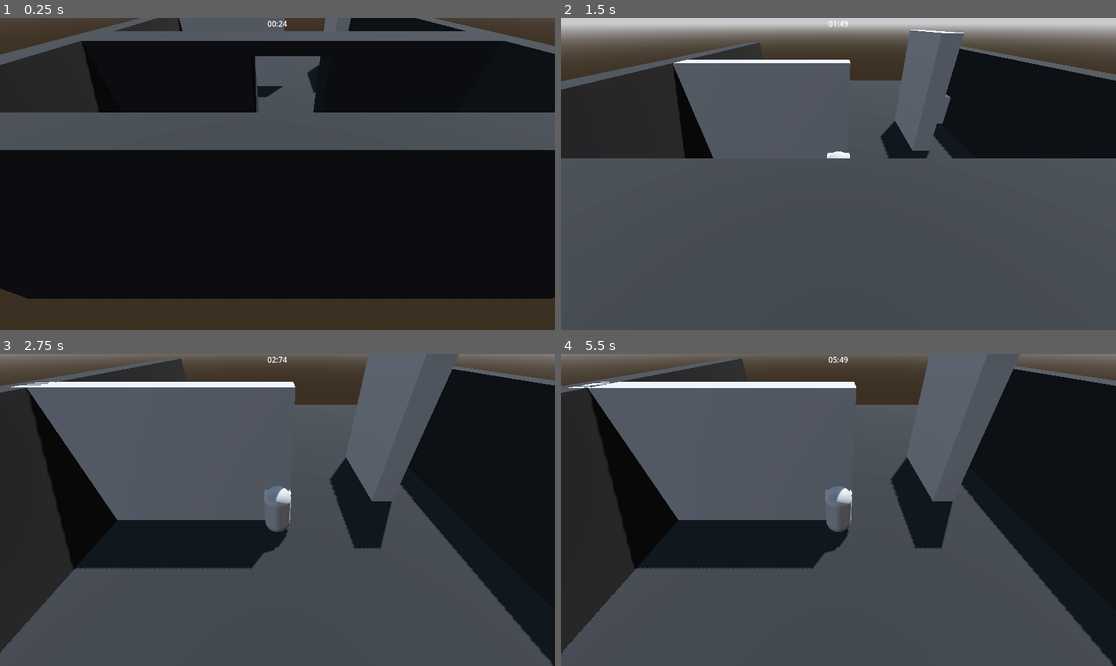
Above: before the commit, frames 1-4 (two rows, left to right).
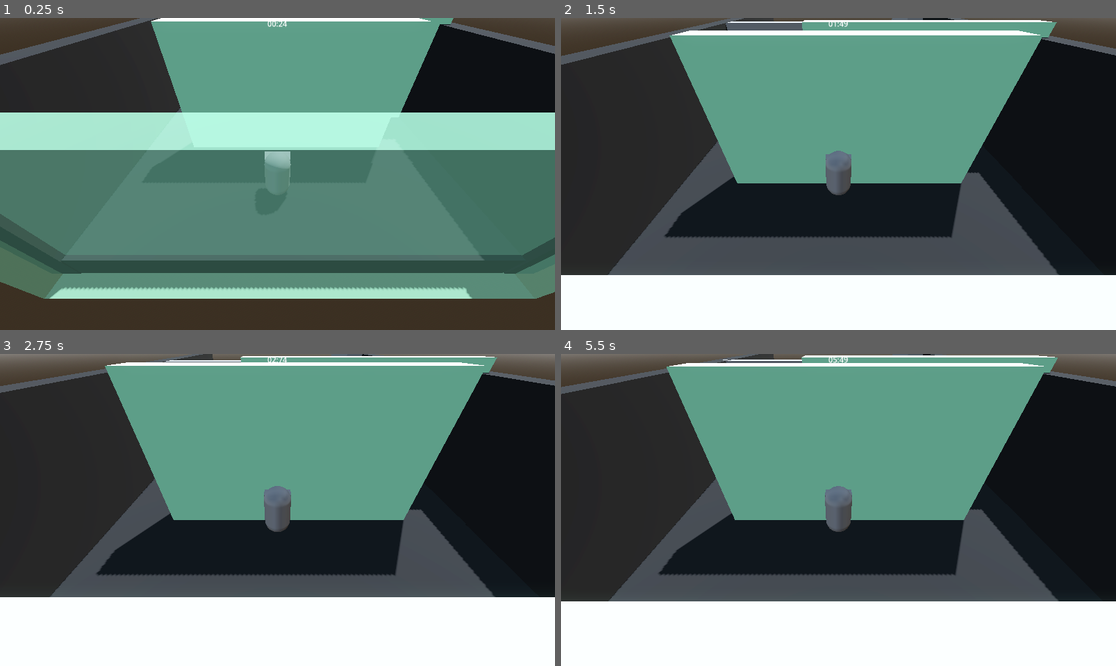
Above: after the commit, the same moments.

Repository: Luis-Blash/speed_attack
Game: Godot game, scene res://levels/level01/main.tscn
The game is run twice, just before and just after one commit, with the same random seed, the same clock (stepped at 60 frames per second) and the same inputs.
Inputs (mouse positions are in pixels of both pictures, inside the frame that each line leads up to):
- Up to frame 1 (0.25 s): no input
- Up to frame 2 (1.5 s): move the mouse to (866, 174) at 0.52 s; hold Up (move_up) from 0.53 s (still down); tap Shift (dash) at 0.6 s; tap Space (jump) at 0.77 s; move the mouse to (810, 174) at 1.27 s; tap G (attack_1) at 1.35 s
- Up to frame 3 (2.75 s): keep holding Up (move_up); tap Space (jump) at 1.52 s; tap Shift (dash) at 1.55, 2.1 s; move the mouse to (288, 503) at 2.02 s
- Up to frame 4 (5.5 s): keep holding Up (move_up); move the mouse to (832, 516) at 2.77 s; tap C (throw) at 2.85 s; tap Space (jump) at 3.02, 3.77, 4.52 s; tap Shift (dash) at 3.05, 3.6, 4.55, 5.1 s; move the mouse to (877, 513) at 3.52 s; move the mouse to (794, 506) at 4.27 s; tap G (attack_1) at 4.35 s; move the mouse to (844, 510) at 5.02 s

The runs differ from the first frame. In frame 1, 77% of the frame differs, in the area x 0-100%, y 0-90%; in frame 2, 75%; in frame 3, 64%; in frame 4, 63%.

Commit message:
feat(camera): camera ocllusion

Diff:
--- a/entities/player/player.gd
+++ b/entities/player/player.gd
@@ -82,8 +82,8 @@
 	if Input.is_action_just_pressed("throw"):
 		_throw_shuriken()
 
-	if Input.is_action_just_pressed("dash") and dash_cooldown_timer <= 0.0:
-		_start_dash()
+	#if Input.is_action_just_pressed("dash") and dash_cooldown_timer <= 0.0:
+		#_start_dash()
 
 # --- estados ---
 func _state_idle() -> void:
--- a/global/camera.gd
+++ b/global/camera.gd
@@ -8,6 +8,13 @@
 
 var current_angle: float = 0.0
 var current_angle_deg: float = 0.0
+
+var _occluded_objects: Array[MeshInstance3D] = []
+var _original_materials: Dictionary = {}
+var _duplicated_materials: Dictionary = {}
+@export var occlusion_alpha: float = 0.2
+@export var occlusion_speed: float = 5.0
+@onready var OcclusionRay: RayCast3D = $OcclusionRay
 
 func _ready() -> void:
 	Input.set_mouse_mode(Input.MOUSE_MODE_CAPTURED)
@@ -27,7 +34,6 @@
 func _physics_process(delta: float) -> void:
 	if not target:
 		return
-
 	if not GameManager.is_running:
 		return
 
@@ -37,18 +43,79 @@
 		current_angle -= joy_x * joy_sensitivity * delta
 
 	_update_camera(delta)
+	_update_occlusion()
 
-func _update_camera(delta: float) -> void:
+func _update_camera(_delta: float) -> void:
 	var angle_rad := deg_to_rad(current_angle)
 	var rotated_offset := Vector3(
 		offset.x * cos(angle_rad) - offset.z * sin(angle_rad),
 		offset.y,
 		offset.x * sin(angle_rad) + offset.z * cos(angle_rad)
 	)
+	global_position = global_position.lerp(target.global_position + rotated_offset, smoothness)
+	look_at(target.global_position, Vector3.UP)
+	current_angle_deg = current_angle
 
-	var target_position := target.global_position + rotated_offset
-	global_position = global_position.lerp(target_position, smoothness)
-	look_at(target.global_position, Vector3.UP)
+func _exit_tree() -> void:
+	# liberar materiales al cambiar de nivel
+	_original_materials.clear()
+	_duplicated_materials.clear()
+	_occluded_objects.clear()
 
-	# actualizar ángulo que lee el jugador
-	current_angle_deg = current_angle
+func _update_occlusion() -> void:
+	var still_occluded: Array[MeshInstance3D] = []
+
+	# detectar todos los objetos entre cámara y player
+	var space := get_world_3d().direct_space_state
+	var query := PhysicsRayQueryParameters3D.create(global_position, target.global_position)
+	query.collide_with_areas = false
+	query.collide_with_bodies = true
+
+	# lanzar múltiples rays para pasar por todos los obstáculos
+	var from := global_position
+	var excluded: Array[RID] = []
+
+	for _i in range(10):
+		query = PhysicsRayQueryParameters3D.create(from, target.global_position)
+		query.exclude = excluded
+		var result := space.intersect_ray(query)
+		if result.is_empty():
+			break
+		var hit_body: Node3D = result["collider"] as Node3D
+		var mesh_node := hit_body.get_parent() as MeshInstance3D
+		# si el padre no es MeshInstance3D, ignorar y seguir el ray
+		if mesh_node != null and mesh_node.is_in_group("wall_occlusion"):
+			still_occluded.append(mesh_node)
+		excluded.append(result["rid"])
+		from = result["position"]
+
+
+	# preparar material duplicado en objetos nuevos
+	for obj in still_occluded:
+		if not _occluded_objects.has(obj):
+			var mat: BaseMaterial3D = obj.material_override as BaseMaterial3D
+			if mat == null:
+				continue
+			var id: int = obj.get_instance_id()
+			_original_materials[id] = mat
+			var m: BaseMaterial3D = mat.duplicate() as BaseMaterial3D
+			m.transparency = BaseMaterial3D.TRANSPARENCY_ALPHA
+			m.cull_mode = BaseMaterial3D.CULL_DISABLED
+			obj.material_override = m
+			_duplicated_materials[id] = m
+
+	# interpolar alpha en todos los objetos conocidos
+	var delta: float = get_physics_process_delta_time()
+	for id in _duplicated_materials:
+		var m: BaseMaterial3D = _duplicated_materials[id] as BaseMaterial3D
+		if m == null:
+			continue
+		var obj: MeshInstance3D = instance_from_id(id) as MeshInstance3D
+		if obj == null:
+			continue
+		var target_alpha: float = occlusion_alpha if still_occluded.has(obj) else 1.0
+		m.albedo_color.a = lerp(m.albedo_color.a, target_alpha, occlusion_speed * delta)
+		if not still_occluded.has(obj) and m.albedo_color.a >= 0.99:
+			obj.material_override = _original_materials.get(id)
+
+	_occluded_objects = still_occluded
--- a/levels/level01/main.tscn
+++ b/levels/level01/main.tscn
@@ -23,6 +23,21 @@
 
 [sub_resource type="StandardMaterial3D" id="StandardMaterial3D_lquwl"]
 albedo_color = Color(0.1148968, 0.11489681, 0.1148968, 1)
+
+[sub_resource type="StandardMaterial3D" id="StandardMaterial3D_a416o"]
+albedo_color = Color(0.6568628, 0.9999998, 0.78527004, 1)
+
+[sub_resource type="BoxMesh" id="BoxMesh_efjqo"]
+size = Vector3(10, 7, 1)
+
+[sub_resource type="BoxShape3D" id="BoxShape3D_a416o"]
+size = Vector3(10, 7, 1)
+
+[sub_resource type="BoxMesh" id="BoxMesh_a416o"]
+size = Vector3(16, 6, 1)
+
+[sub_resource type="BoxShape3D" id="BoxShape3D_efjqo"]
+size = Vector3(16, 6, 1)
 
 [node name="Main" type="Node3D" unique_id=931613299]
 script = ExtResource("1_pc1ii")
@@ -56,18 +71,6 @@
 [node name="CSGBox3D2" type="CSGBox3D" parent="nivel1" unique_id=2092035016]
 transform = Transform3D(1, 0, 0, 0, 1, 0, 0, 0, 1, -7.460037, 2.5, -10.462902)
 size = Vector3(1, 6, 27)
-
-[node name="CSGBox3D3" type="CSGBox3D" parent="nivel1" unique_id=400273742 groups=["wall_occlusion"]]
-transform = Transform3D(1, 0, 0, 0, 1, 0, 0, 0, 1, 0.47790718, 2.5, -3.6698642)
-size = Vector3(16, 6, 2)
-
-[node name="CSGBox3D" type="CSGBox3D" parent="nivel1/CSGBox3D3" unique_id=1138358872]
-operation = 2
-size = Vector3(3, 5, 3)
-
-[node name="CSGBox3D5" type="CSGBox3D" parent="nivel1" unique_id=541826821 groups=["wall_occlusion"]]
-transform = Transform3D(1, 0, 0, 0, 1, 0, 0, 0, 1, 0.39869595, 2.5, 3.3171353)
-size = Vector3(17, 6, 1)
 
 [node name="CSGBox3D7" type="CSGBox3D" parent="nivel1" unique_id=1014380776]
 size = Vector3(16, 1, 6)
@@ -104,3 +107,35 @@
 [node name="VBoxContainer" parent="CanvasLayer" unique_id=226300287 instance=ExtResource("6_a416o")]
 
 [node name="Control" parent="CanvasLayer" unique_id=599128272 instance=ExtResource("7_efjqo")]
+
+[node name="paredes" type="Node3D" parent="." unique_id=1929784201]
+
+[node name="pared1" type="MeshInstance3D" parent="paredes" unique_id=1809998192 groups=["wall", "wall_occlusion"]]
+transform = Transform3D(1, 0, 0, 0, 1, 0, 0, 0, 1, 0.47790718, 0.5, -3.6698642)
+material_override = SubResource("StandardMaterial3D_a416o")
+mesh = SubResource("BoxMesh_efjqo")
+
+[node name="pared1Static" type="StaticBody3D" parent="paredes/pared1" unique_id=1315580376]
+
+[node name="CollisionShape3D" type="CollisionShape3D" parent="paredes/pared1/pared1Static" unique_id=276764444]
+shape = SubResource("BoxShape3D_a416o")
+
+[node name="pared3" type="MeshInstance3D" parent="paredes" unique_id=1601315900 groups=["wall", "wall_occlusion"]]
+transform = Transform3D(1, 0, 0, 0, 1, 0, 0, 0, 1, 3.5598187, 0.5, -7.052161)
+material_override = SubResource("StandardMaterial3D_a416o")
+mesh = SubResource("BoxMesh_efjqo")
+
+[node name="pared1Static" type="StaticBody3D" parent="paredes/pared3" unique_id=914355545]
+
+[node name="CollisionShape3D" type="CollisionShape3D" parent="paredes/pared3/pared1Static" unique_id=13595505]
+shape = SubResource("BoxShape3D_a416o")
+
+[node name="pared2" type="MeshInstance3D" parent="paredes" unique_id=843431560 groups=["wall", "wall_occlusion"]]
+transform = Transform3D(1, 0, 0, 0, 1, 0, 0, 0, 1, 0.39869595, 0.5, 3.3171353)
+material_override = SubResource("StandardMaterial3D_a416o")
+mesh = SubResource("BoxMesh_a416o")
+
+[node name="pared2Static" type="StaticBody3D" parent="paredes/pared2" unique_id=1475177250]
+
+[node name="CollisionShape3D" type="CollisionShape3D" parent="paredes/pared2/pared2Static" unique_id=648936666]
+shape = SubResource("BoxShape3D_efjqo")
